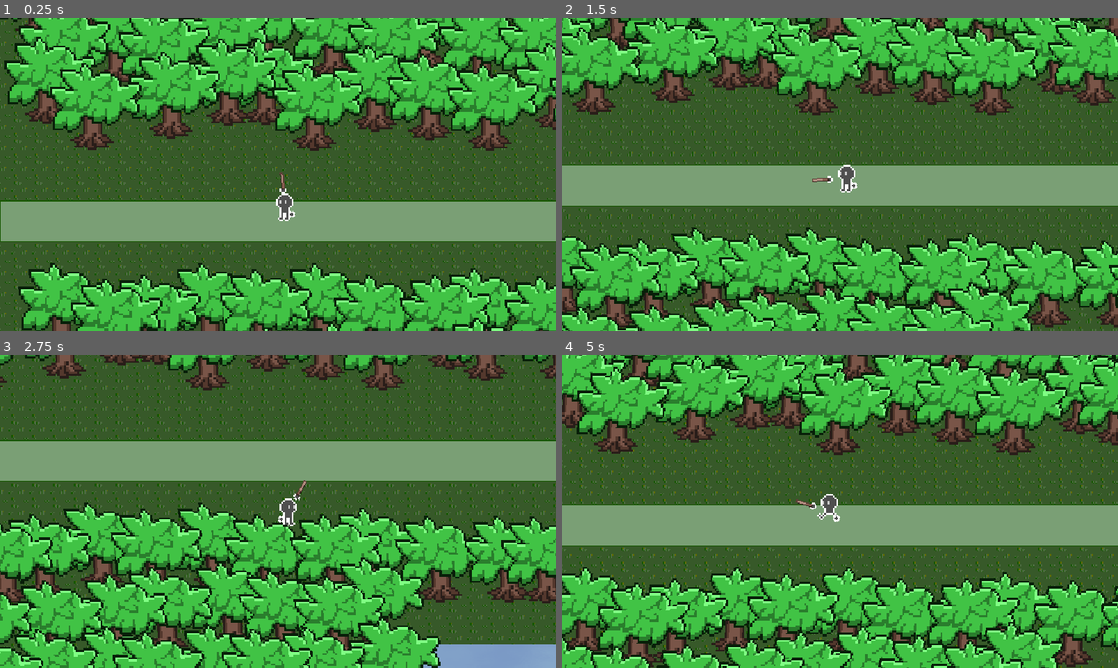
Above: before the commit, frames 1-4 (two rows, left to right).
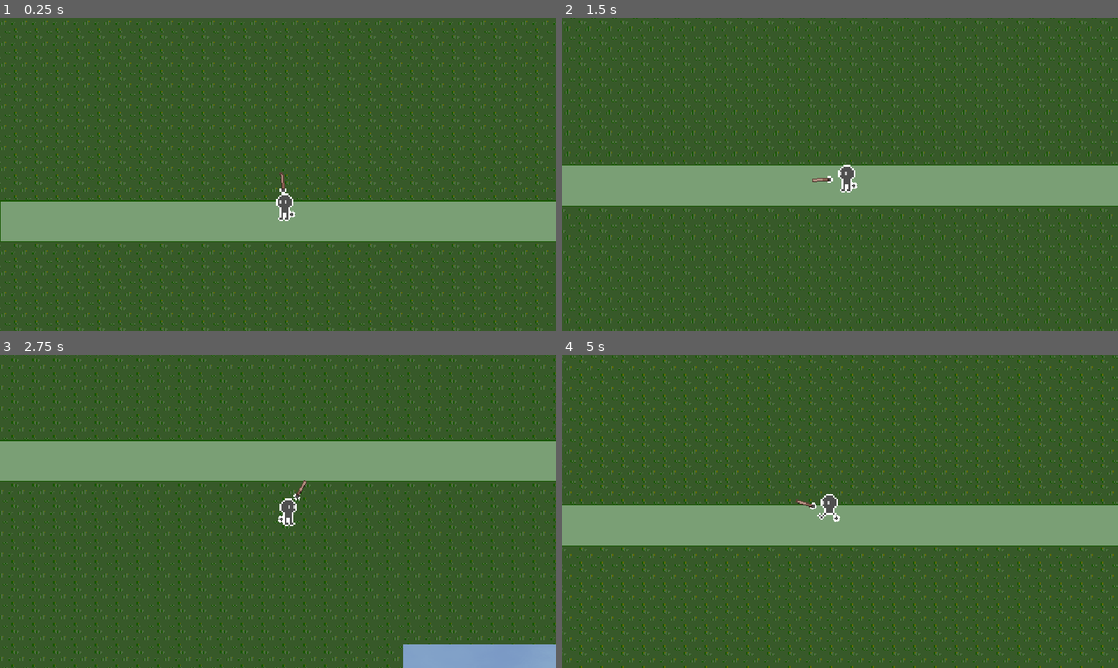
Above: after the commit, the same moments.

Repository: xharris/magicmissiles
Game: Godot game, scene res://game.tscn
Same seed, same stepped clock (60 frames per second), same inputs: the game is played once before the commit and once after it.
Inputs (mouse positions are in pixels of both pictures, inside the frame that each line leads up to):
- Up to frame 1 (0.25 s): no input
- Up to frame 2 (1.5 s): move the mouse to (962, 158) at 0.52 s; hold D (right) 0.53-1.28 s; click (962, 158) at 0.6 s; move the mouse to (728, 190) at 1.27 s; hold S (down) from 1.28 s (still down); right-click (728, 190) at 1.35 s
- Up to frame 3 (2.75 s): move the mouse to (333, 442) at 2.02 s; release S (down) at 2.03 s; hold D (right) from 2.03 s (still down); click (333, 442) at 2.1 s
- Up to frame 4 (5 s): move the mouse to (812, 574) at 2.77 s; release D (right) at 2.78 s; hold W (up) 2.78-3.53 s; right-click (812, 574) at 2.85 s; move the mouse to (1006, 558) at 3.52 s; hold A (left) from 3.53 s (still down); click (1006, 558) at 3.6 s; move the mouse to (673, 464) at 4.27 s; right-click (673, 464) at 4.35 s

The runs differ from the first frame. In frame 1, 50% of the frame differs, in the area x 0-100%, y 0-100%; in frame 2, 50%; in frame 3, 44%; in frame 4, 50%.
Error after the commit: Parse Error: Tool buttons can only be used in tool scripts (add "@tool" to the top of the script). (res://components/shape_grid/shape_grid.gd:10)

Commit message:
disables tool scripts causing crashes

Diff:
--- a/components/shape_grid/shape_grid.gd
+++ b/components/shape_grid/shape_grid.gd
@@ -1,4 +1,3 @@
-@tool
 extends Node2D
 class_name ShapeGrid
 
--- a/entities/shape_fill/shape_fill.gd
+++ b/entities/shape_fill/shape_fill.gd
@@ -1,4 +1,3 @@
-@tool
 extends ShapeGrid
 class_name ShapeFill
 
--- a/levels/forest/forest.tscn
+++ b/levels/forest/forest.tscn
@@ -103,6 +103,9 @@
 terrain_set_0/terrain_0/color = Color(0.5, 0.34375, 0.25, 1)
 sources/1 = SubResource("TileSetAtlasSource_8rbh7")
 
+[sub_resource type="WorldBoundaryShape2D" id="WorldBoundaryShape2D_40vnh"]
+normal = Vector2(1, 0)
+
 [node name="Forest" type="Node2D" unique_id=2106917120]
 script = ExtResource("1_yghfa")
 
@@ -150,5 +153,12 @@
 
 [node name="CollisionPolygon2D2" type="CollisionPolygon2D" parent="Entities/Trees/ShapeFill" unique_id=2016092786]
 modulate = Color(1, 1, 1, 0.2)
-position = Vector2(-16, 544)
-polygon = PackedVector2Array(16, 1136, 1184, 1136, 1184, 592, 1872, 592, 1872, 384, 16, 384)
+position = Vector2(-16, 560)
+polygon = PackedVector2Array(16, 1136, 1184, 1136, 1184, 592, 1872, 592, 1872, 352, 16, 336)
+
+[node name="Walls" type="StaticBody2D" parent="Entities" unique_id=880408978]
+collision_layer = 2
+collision_mask = 0
+
+[node name="CollisionShape2D" type="CollisionShape2D" parent="Entities/Walls" unique_id=80985292]
+shape = SubResource("WorldBoundaryShape2D_40vnh")
